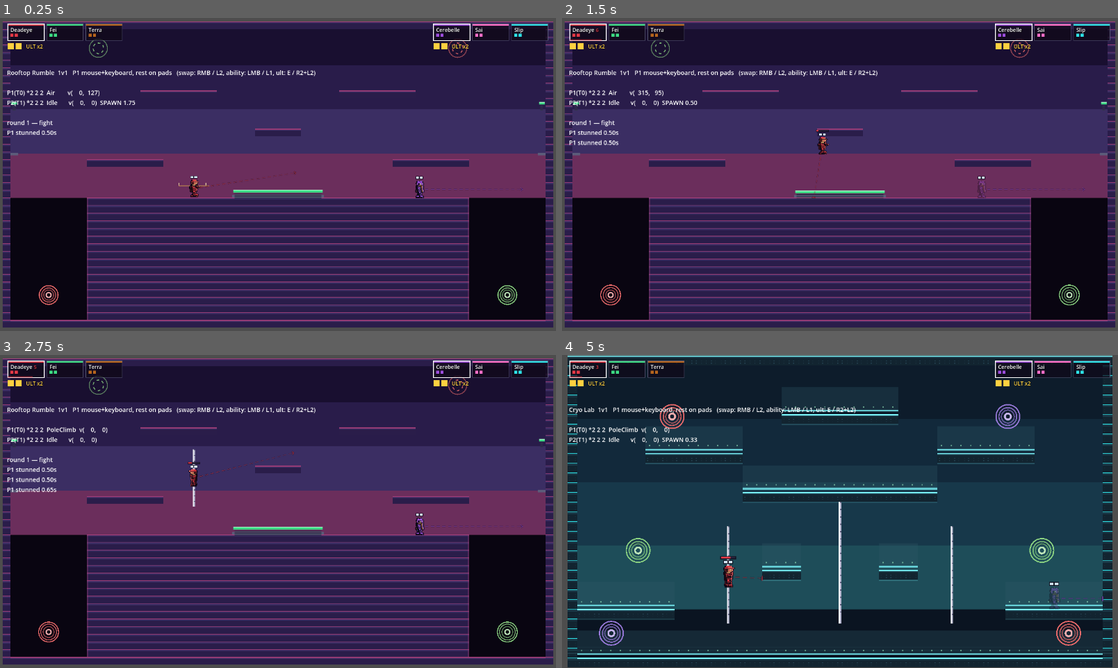
Above: before the commit, frames 1-4 (two rows, left to right).
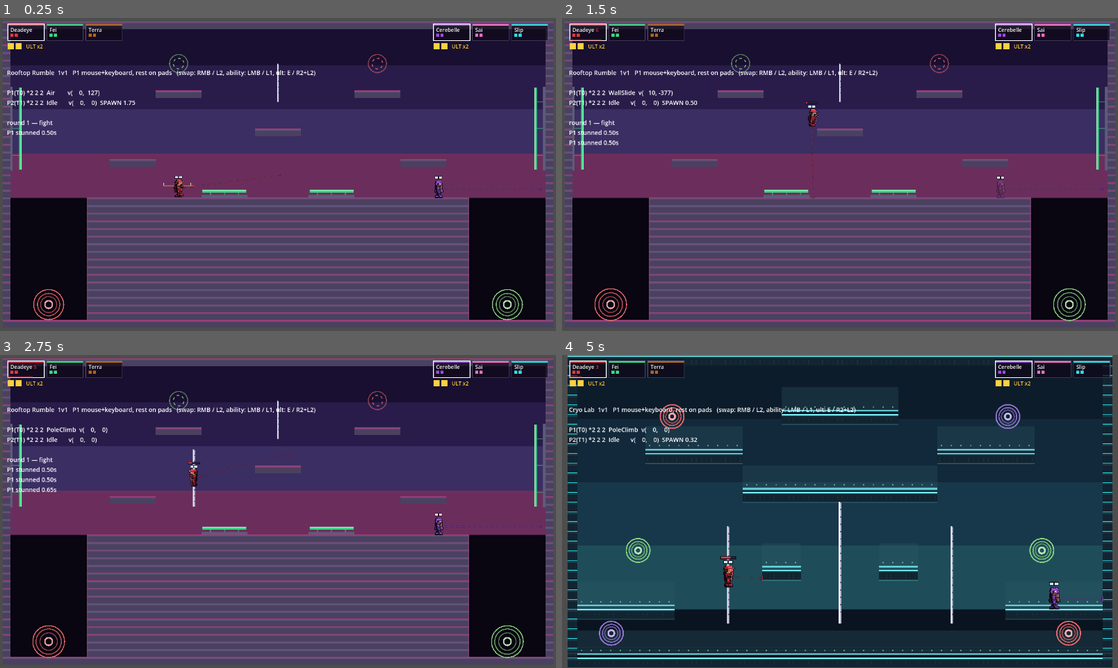
Above: after the commit, the same moments.

Repository: evanli02/stomp-fight-prototype
Game: Godot game, scene res://tests/terrain_harness.tscn
The game is run twice, just before and just after one commit, with the same random seed, the same clock (stepped at 60 frames per second) and the same inputs. This scene is started directly instead of the project's main scene.
Inputs (mouse positions are in pixels of both pictures, inside the frame that each line leads up to):
- Up to frame 1 (0.25 s): no input
- Up to frame 2 (1.5 s): tap Enter at 0.5 s; move the mouse to (962, 158) at 0.52 s; hold D 0.53-1.25 s; tap Shift at 0.6 s; click (962, 158) at 0.67 s; tap Space (p0_jump) at 0.77 s; drag from (728, 190) to (979, 183) at 1.27 s
- Up to frame 3 (2.75 s): move the mouse to (333, 442) at 2.02 s; hold A from 2.03 s (still down); tap Shift at 2.1 s
- Up to frame 4 (5 s): release A at 2.75 s; drag from (812, 574) to (756, 483) at 2.77 s; move the mouse to (1006, 558) at 3.52 s; hold D 3.53-4.25 s; tap Shift at 3.6 s; tap Space (p0_jump) at 3.77 s; drag from (673, 464) to (1056, 589) at 4.27 s

The runs differ from the first frame. In frame 1, 34% of the frame differs, in the area x 0-100%, y 1-99%; in frame 2, 34%; in frame 3, 33%; in frame 4, 0.1%.

Commit message:
fix(stage): rooftop pass - channel portals, equal platforms, spring art
Channel entrances now fill their channel wall to wall and reach the
floor, so falling in is a guaranteed trip and there is nowhere down there
to stand beside one. A strip of floor next to a teleporter would be a
hiding place at the very bottom of the stage, which is the opposite of
what the channels are for. The harness measures the span against the
channel walls rather than trusting the numbers.

All five platforms are one width now (96px, the centre platform's), so
the stage reads as a set of equal footholds with the roof as the only
wide surface. The two outer ones moved in off the roof edges - flush with
them they read as part of the roof rather than as a tier above it.

The single centred roof spring is gone, replaced by two of platform width
flanking the centre platform. A spring directly under the platform it is
meant to deliver you to can only ever launch into its underside; from
either side both throw you up clear and you steer in.

Arrival pads moved over the topmost platforms, so a channel trip ends on
a foothold instead of in open air, and a pole now hangs over the centre
platform from arrival height down to 15px above a standing head - the one
route to the very top that is not a teleporter, directly above the most
contested platform.

Two visual bugs, both real:

JumpSpring drew its plate pinned to the element's top edge and its base
to the bottom, which only makes sense for an upward spring - a wall
spring drew a squashed upward spring inside a tall box. It now draws in a
frame where the launch always points up and rotates that onto the real
axis, so one set of rectangles serves any orientation, with coils so a
tall wall spring does not read as a bar. Wall springs also widened to
24x176.

The rooftop tile base was #2a1d4a against a #291c4a sky band - one shade
apart, so platforms high in the stage disappeared into the background.
Ground tile lightened to #4a4160.

Harness TEST_X moved to the clear column the new layout leaves at
320..416; noted in MAPS.md that harness columns need re-checking whenever
Rooftop's geometry moves, since the failure looks like a movement bug.

Terrain harness 68 -> 73.

Co-Authored-By: Claude Opus 5 <noreply@anthropic.com>

Diff:
--- a/src/stage/duel.gd
+++ b/src/stage/duel.gd
@@ -31,17 +31,32 @@
 const TIER_CENTRE: float = 224.0  ## the contested middle
 const TIER_UPPER: float = 144.0   ## the high pair
 
-## Opposite ends of the roof.
-const SPAWNS: Array[Vector2] = [Vector2(280, 344), Vector2(872, 344)]
+## Opposite ends of the roof, inside the clear span either side of the platforms.
+const SPAWNS: Array[Vector2] = [Vector2(240, 344), Vector2(912, 344)]
 
-## The roof spring. Wider than the platform above it, so its outer 48px on each
-## side launch clear while the middle bumps the underside — approach matters, and
-## springs keep horizontal speed precisely so that it can.
-const SPRING_SPAN: float = 192.0
+## Every platform above the roof is this wide. One size for all of them so the
+## stage reads as a set of equal footholds and none of them is the obvious one to
+## camp; the roof itself is the only wide surface.
+const PLATFORM_W: float = 96.0
+
+## Two roof springs, one either side of the centre platform rather than one under
+## it. A single centred spring could only ever launch into the underside of the
+## platform it was supposed to deliver you to; flanking it, both throw you up
+## clear and you steer in.
 const SPRING_LAUNCH: Vector2 = Vector2(0, -820)
 ## Wall springs, mounted mid-height on both side walls: they fling you across the
 ## roof rather than up it, which is what a body climbing out of a channel needs.
 const WALL_SPRING_LAUNCH: float = 760.0
+const WALL_SPRING_SIZE: Vector2 = Vector2(24.0, 176.0)
+
+## The channel teleporters fill their channel wall to wall and reach the floor,
+## so falling in is a guaranteed trip and there is nowhere down there to stand
+## beside one. A channel you could land next to would be a hiding place at the
+## bottom of the stage, which is the last thing it should be.
+const CHANNEL_PORTAL: Vector2 = Vector2(160.0, 64.0)
+const CHANNEL_PORTAL_Y: float = 592.0
+## Arrival pads sit above the topmost platforms and drop you onto them.
+const ARRIVAL_Y: float = 88.0
 
 const PORTAL_SIZE: Vector2 = Vector2(40, 56)
 const COL_RED: Color = Color(0.93, 0.42, 0.42)
@@ -66,11 +81,13 @@
 ## Every platform above the roof, listed once. Symmetric about x=576.
 func platforms() -> Array[Rect2]:
 	return [
-		Rect2(288.0, TIER_UPPER, 160.0, 16.0),   # upper left
-		Rect2(704.0, TIER_UPPER, 160.0, 16.0),   # upper right
-		Rect2(528.0, TIER_CENTRE, 96.0, 16.0),   # the contested middle
-		Rect2(176.0, TIER_MID, 160.0, 16.0),     # mid left
-		Rect2(816.0, TIER_MID, 160.0, 16.0),     # mid right
+		Rect2(320.0, TIER_UPPER, PLATFORM_W, 16.0),   # upper left
+		Rect2(736.0, TIER_UPPER, PLATFORM_W, 16.0),   # upper right
+		Rect2(528.0, TIER_CENTRE, PLATFORM_W, 16.0),  # the contested middle
+		# Pulled in off the roof edges: flush with them they read as part of the
+		# roof rather than as a tier above it.
+		Rect2(224.0, TIER_MID, PLATFORM_W, 16.0),     # mid left
+		Rect2(832.0, TIER_MID, PLATFORM_W, 16.0),     # mid right
 	]
 
 ## The roof, the platforms above it, and the sealed box. The channels are simply
@@ -85,14 +102,16 @@
 
 func build_terrain() -> void:
 	_build_springs()
+	_build_pole()
 	_build_portals()
 
 func _build_springs() -> void:
-	var roof := JumpSpring.new()
-	roof.size = Vector2(SPRING_SPAN, 16.0)
-	roof.position = Vector2(576.0, ROOF_TOP - 8.0)
-	roof.launch_velocity = SPRING_LAUNCH
-	add_child(roof)
+	for x: float in [464.0, 688.0]:
+		var roof := JumpSpring.new()
+		roof.size = Vector2(PLATFORM_W, 16.0)
+		roof.position = Vector2(x, ROOF_TOP - 8.0)
+		roof.launch_velocity = SPRING_LAUNCH
+		add_child(roof)
 
 	# One on each side wall, spanning the height between the mid and upper tiers.
 	# They launch along their own axis now, so they keep your fall and replace
@@ -100,10 +119,22 @@
 	# roof still descending, which is the recovery the channels need.
 	for side: float in [-1.0, 1.0]:
 		var wall := JumpSpring.new()
-		wall.size = Vector2(16.0, 112.0)
-		wall.position = Vector2(24.0 if side > 0.0 else 1128.0, 224.0)
+		wall.size = WALL_SPRING_SIZE
+		wall.position = Vector2(28.0 if side > 0.0 else 1124.0, 224.0)
 		wall.launch_velocity = Vector2(WALL_SPRING_LAUNCH * side, 0.0)
 		add_child(wall)
+
+## A pole over the centre platform, hanging from the height of the arrival pads
+## down to just above the head of anyone standing on the platform. It is the only
+## way from the middle up to the very top of the stage that is not a teleporter,
+## and being directly over the most contested platform means reaching for it is
+## always a decision taken in front of somebody.
+func _build_pole() -> void:
+	var pole := Pole.new()
+	var bottom := TIER_CENTRE - 24.0 - 17.0 - 15.0   # standing head, plus a gap
+	pole.size = Vector2(8.0, bottom - ARRIVAL_Y)
+	pole.position = Vector2(576.0, (ARRIVAL_Y + bottom) * 0.5)
+	add_child(pole)
 
 ## Two ONE-WAY pairs, both diagonal and both upward: only the bottom end carries
 ## a link, so the top end is an arrival pad that does nothing when touched.
@@ -112,11 +143,14 @@
 ## you come out of a channel on the far side of the stage, not the side you fell
 ## down.
 func _build_portals() -> void:
-	_one_way(Vector2(96.0, 572.0), Vector2(952.0, 56.0), COL_RED)
-	_one_way(Vector2(1056.0, 572.0), Vector2(200.0, 56.0), COL_GREEN)
+	# Arrivals sit over the upper platforms, so you land on a foothold rather
+	# than in open air.
+	_one_way(Vector2(96.0, CHANNEL_PORTAL_Y), Vector2(784.0, ARRIVAL_Y), COL_RED)
+	_one_way(Vector2(1056.0, CHANNEL_PORTAL_Y), Vector2(368.0, ARRIVAL_Y), COL_GREEN)
 
 func _one_way(from_at: Vector2, to_at: Vector2, accent: Color) -> void:
 	var entrance := _portal(from_at, accent)
+	entrance.size = CHANNEL_PORTAL
 	var arrival := _portal(to_at, accent)
 	add_child(entrance)
 	add_child(arrival)
--- a/src/stage/terrain/jump_spring.gd
+++ b/src/stage/terrain/jump_spring.gd
@@ -39,13 +39,35 @@
 	p.air_dash_locked = false
 	_squash = 1.0
 
+## Drawn in a frame where the launch always points up, then rotated onto the real
+## axis. Written flat, the plate was pinned to the element's top edge and the
+## base to its bottom, so a spring mounted on a wall drew a squashed upward
+## spring inside a tall box instead of a sideways one.
 func _draw() -> void:
-	var half := size * 0.5
-	var press := _squash * 6.0
-	draw_rect(Rect2(Vector2(-half.x, half.y - 5), Vector2(size.x, 5)), Color(0.36, 0.36, 0.48))
-	var plate := Rect2(-half.x + 2, -half.y + press, size.x - 4, 6)
+	var axis := launch_velocity.normalized()
+	if axis == Vector2.ZERO:
+		axis = Vector2.UP
+	# Which of the element's dimensions runs along the launch, and which across.
+	var sideways: bool = absf(axis.x) > absf(axis.y)
+	var depth: float = size.x if sideways else size.y
+	var across: float = size.y if sideways else size.x
+	# Vector2.UP.angle() is -PI/2, so this is the turn that carries "up" onto the
+	# launch direction.
+	draw_set_transform(Vector2.ZERO, axis.angle() + PI * 0.5, Vector2.ONE)
+
+	var half := Vector2(across, depth) * 0.5
+	var press := _squash * minf(6.0, depth * 0.4)
+	draw_rect(Rect2(Vector2(-half.x, half.y - 5), Vector2(across, 5)),
+		Color(0.36, 0.36, 0.48))
+	var plate := Rect2(-half.x + 2, -half.y + press, across - 4, 6)
 	draw_rect(plate, Color(0.24, 0.86, 0.52))
 	draw_rect(Rect2(plate.position, Vector2(plate.size.x, 2)), Color(0.64, 0.98, 0.78))
-	for i in 3:
-		var y := -half.y + 8 + press + i * 4
-		draw_rect(Rect2(-half.x + 5, y, size.x - 10, 2), Color(0.2, 0.2, 0.3))
+	# Coils between plate and base, so a tall wall spring does not read as a bar.
+	var coil_top := plate.position.y + 6.0
+	var coil_h := (half.y - 5.0) - coil_top
+	if coil_h > 3.0:
+		for i in 3:
+			var x := -half.x + 4.0 + (across - 8.0) * (float(i) + 0.5) / 3.0
+			draw_rect(Rect2(Vector2(x - 1.0, coil_top), Vector2(2.0, coil_h)),
+				Color(0.24, 0.86, 0.52, 0.5))
+	draw_set_transform(Vector2.ZERO, 0.0, Vector2.ONE)
--- a/tests/combat_harness.gd
+++ b/tests/combat_harness.gd
@@ -19,7 +19,7 @@
 const FLOOR_Y: float = 344.0
 ## A clear column of street: no awning (x 176..272), no mid platform (384..480),
 ## nothing overhead to land on instead of the other player.
-const TEST_X: float = 400.0
+const TEST_X: float = 368.0
 
 var _failures: int = 0
 var _stage: Node2D
--- a/tests/terrain_harness.gd
+++ b/tests/terrain_harness.gd
@@ -10,7 +10,7 @@
 const FLOOR_Y: float = 344.0
 ## Empty air in the middle of the stage. Rooftop Rumble now has its own terrain
 ## in it, and a check that lands on a stage spring is measuring the wrong thing.
-const TEST_X: float = 400.0
+const TEST_X: float = 368.0
 ## A clear column over the rooftop. The pole checks need air both above and BELOW
 ## the grab point - a spot with a platform under it lands the body before the
 ## slide can be measured, and a leap that clips a wall measures the wall.
@@ -386,6 +386,45 @@
 		else:
 			entrances += 1
 	check("rooftop has two channel entrances", entrances == 2, "entrances=%d" % entrances)
+
+	# A channel entrance has to fill its channel wall to wall and reach the floor.
+	# Any strip of floor beside one is somewhere to stand at the bottom of the
+	# stage, which is exactly what the channels must not offer.
+	var narrow := ""
+	for child in _stage.get_children():
+		var door := child as Portal
+		if door == null or door.linked_portal.is_empty():
+			continue
+		var left: float = door.position.x - door.size.x * 0.5
+		var right: float = door.position.x + door.size.x * 0.5
+		var wall_side: float = 16.0 if left < 576.0 else 976.0
+		var roof_side: float = 176.0 if left < 576.0 else 1136.0
+		if minf(left, right) > minf(wall_side, roof_side) + 0.5 				or maxf(left, right) < maxf(wall_side, roof_side) - 0.5:
+			narrow += " %s spans %.0f..%.0f" % [door.position, left, right]
+		if door.position.y + door.size.y * 0.5 < 623.0:
+			narrow += " %s stops above the floor" % door.position
+	check("a channel entrance fills its channel down to the floor", narrow.is_empty(),
+		narrow)
+
+	# The pole over the centre platform: reachable by jumping from it, and topping
+	# out level with the arrival pads.
+	var mid_pole: Pole = null
+	for child in _stage.get_children():
+		var candidate := child as Pole
+		if candidate != null:
+			mid_pole = candidate
+	check("rooftop hangs a pole over the centre platform", mid_pole != null)
+	if mid_pole != null:
+		var bottom: float = mid_pole.position.y + mid_pole.size.y * 0.5
+		var top: float = mid_pole.position.y - mid_pole.size.y * 0.5
+		var standing_head: float = 224.0 - 24.0 - 17.0
+		check("the pole hangs clear of a head on the centre platform",
+			bottom < standing_head, "bottom=%.0f head=%.0f" % [bottom, standing_head])
+		check("but inside a held jump from it",
+			standing_head - bottom < StageGrid.JUMP_APEX,
+			"gap=%.0f jump=%.0f" % [standing_head - bottom, StageGrid.JUMP_APEX])
+		check("and tops out level with the arrival pads",
+			absf(top - 88.0) < 1.0, "top=%.0f" % top)
 	check("and two arrival pads", arrivals.size() == 2, "arrivals=%d" % arrivals.size())
 
 	# The load-bearing half: standing in an arrival pad must do nothing at all.
Binary file changed: assets/stages/tile_ground.png
Not shown, changed: assets/tools/generate_placeholders.py
Not shown, changed: docs/DESIGN.md
Not shown, changed: docs/MAPS.md
